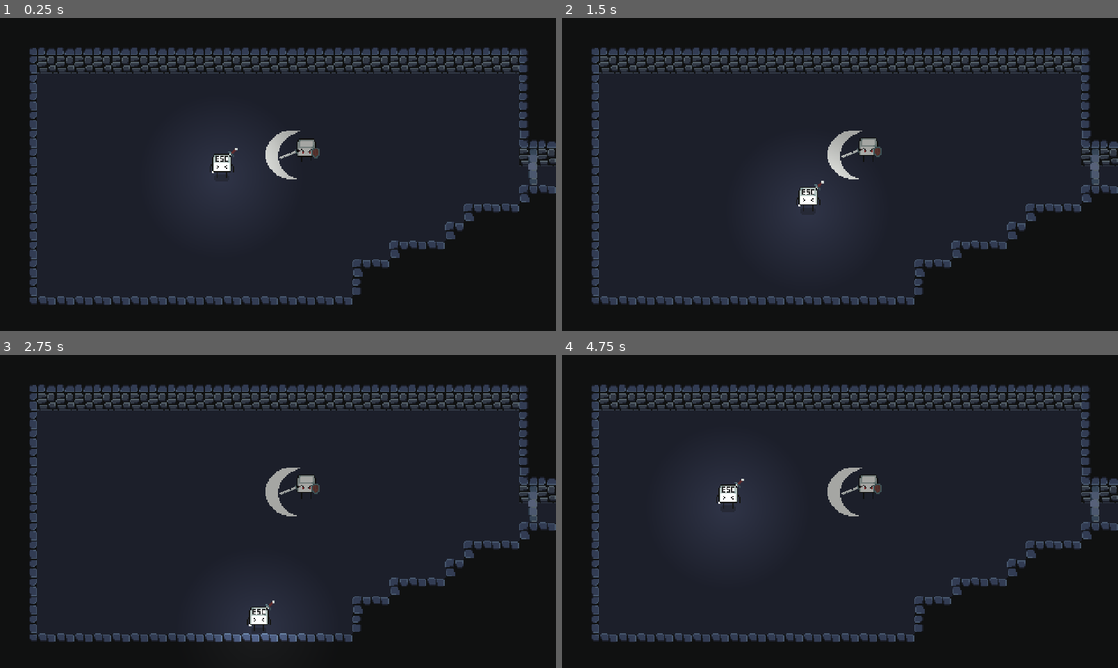
Above: before the commit, frames 1-4 (two rows, left to right).
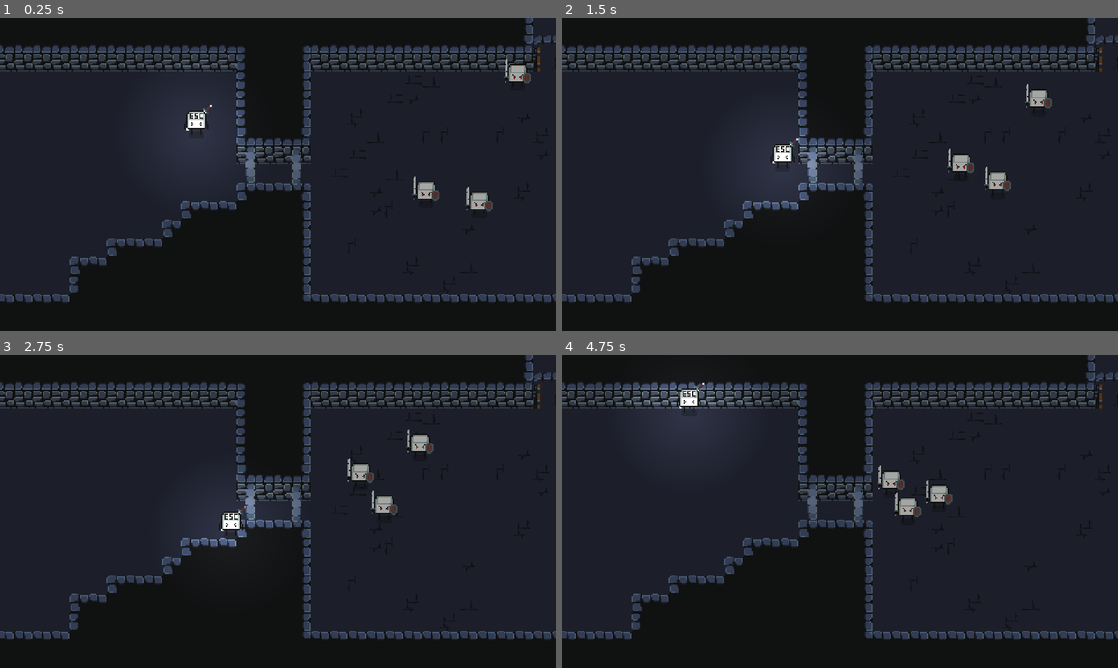
Above: after the commit, the same moments.

Repository: mihaituta/KeyboardWarrior
Game: Godot game, scene res://World/world.tscn
The game is run twice, just before and just after one commit, with the same random seed, the same clock (stepped at 60 frames per second) and the same inputs.
Inputs (mouse positions are in pixels of both pictures, inside the frame that each line leads up to):
- Up to frame 1 (0.25 s): no input
- Up to frame 2 (1.5 s): move the mouse to (962, 158) at 0.52 s; hold Right (ui_right) 0.53-1.28 s; click (962, 158) at 0.6 s; move the mouse to (728, 190) at 1.27 s; hold Down (ui_down) from 1.28 s (still down); tap Space (dash) at 1.35 s
- Up to frame 3 (2.75 s): move the mouse to (333, 442) at 2.02 s; release Down (ui_down) at 2.03 s; hold Right (ui_right) from 2.03 s (still down); click (333, 442) at 2.1 s
- Up to frame 4 (4.75 s): move the mouse to (812, 574) at 2.77 s; release Right (ui_right) at 2.78 s; hold Up (ui_up) 2.78-3.53 s; tap Space (dash) at 2.85, 4.35 s; move the mouse to (1006, 558) at 3.52 s; hold Left (ui_left) from 3.53 s (still down); click (1006, 558) at 3.6 s; move the mouse to (673, 464) at 4.27 s

The runs differ from the first frame. In frame 1, 40% of the frame differs, in the area x 0-100%, y 0-92%; in frame 2, 39%; in frame 3, 37%; in frame 4, 41%.

Commit message:
Add files via upload

Diff:
--- a/Character/player.tscn
+++ b/Character/player.tscn
@@ -487,9 +487,14 @@
 transitions = ["Start", "Idle", SubResource("AnimationNodeStateMachineTransition_bwj3y"), "Idle", "Run", SubResource("A …(578 unchanged characters)…
 graph_offset = Vector2(-406, 16)
 
+[sub_resource type="CapsuleShape2D" id="CapsuleShape2D_5b7lf"]
+radius = 8.0
+height = 20.0
+
 [node name="Player" type="CharacterBody2D"]
 z_index = 1
 texture_filter = 1
+collision_layer = 4
 collision_mask = 2
 script = ExtResource("1_daiap")
 
@@ -500,6 +505,7 @@
 [node name="PointLight2D" type="PointLight2D" parent="."]
 scale = Vector2(2.375, 2.375)
 energy = 0.5
+shadow_enabled = true
 texture = SubResource("GradientTexture2D_g8j6h")
 
 [node name="ShadowSprite" type="Sprite2D" parent="."]
@@ -536,4 +542,9 @@
 parameters/Dash/blend_position = -0.986815
 parameters/Run/blend_position = Vector2(0.00105822, 1.00023)
 
+[node name="CollisionShape2D2" type="CollisionShape2D" parent="."]
+position = Vector2(0, -9)
+shape = SubResource("CapsuleShape2D_5b7lf")
+disabled = true
+
 [connection signal="timeout" from="AttackTimer" to="." method="_on_attack_timer_timeout"]
--- a/Enemies/EnemyKey.gd
+++ b/Enemies/EnemyKey.gd
@@ -1,11 +1,11 @@
-extends Node2D
+class_name EnemyKey
+extends CharacterBody2D
 
+@export var MAX_SPEED = 40.0;
+@export var ACCELERATION = 50.0;
+@onready var animated_sprite_2d = $AnimatedSprite2D
 
-# Called when the node enters the scene tree for the first time.
 func _ready():
-	pass # Replace with function body.
-
-
-# Called every frame. 'delta' is the elapsed time since the previous frame.
-func _process(delta):
-	pass
+	Events.room_entered.connect(func(room):
+		print("SMS")
+	)
--- a/Enemies/EnemyKey.tscn
+++ b/Enemies/EnemyKey.tscn
@@ -1,9 +1,12 @@
-[gd_scene load_steps=14 format=3 uid="uid://b6hpkw8jh62mb"]
+[gd_scene load_steps=19 format=3 uid="uid://b6hpkw8jh62mb"]
 
 [ext_resource type="Script" path="res://Enemies/EnemyKey.gd" id="1_7x5bv"]
 [ext_resource type="Texture2D" uid="uid://dv3drmdtyqbw6" path="res://Enemies/Enemy.png" id="1_p86sk"]
+[ext_resource type="Script" path="res://Enemies/enemy_chase_state.gd" id="1_po71o"]
 [ext_resource type="Texture2D" uid="uid://cp8juhmads07a" path="res://Enemies/Sword.png" id="2_p3f72"]
+[ext_resource type="Texture2D" uid="uid://buw1fjfii4jo1" path="res://Shadows/ShadowESC.png" id="3_gncfl"]
 [ext_resource type="Texture2D" uid="uid://ooyg5dgqdoqn" path="res://Enemies/SwordEffect.png" id="4_tfkmv"]
+[ext_resource type="Script" path="res://World/FiniteStateMachine.gd" id="6_a06i1"]
 
 [sub_resource type="AtlasTexture" id="AtlasTexture_160je"]
 atlas = ExtResource("1_p86sk")
@@ -63,7 +66,7 @@
 tracks/1/interp = 1
 tracks/1/loop_wrap = true
 tracks/1/keys = {
-"times": PackedFloat32Array(0.1, 0.4),
+"times": PackedFloat32Array(0.1, 0.5),
 "transitions": PackedFloat32Array(1, 1),
 "update": 1,
 "values": [true, false]
@@ -103,69 +106,6 @@
 "transitions": PackedFloat32Array(1, 1),
 "update": 1,
 "values": [-1.95477, 0.0]
-}
-
-[sub_resource type="Animation" id="Animation_dsnnn"]
-length = 0.001
-tracks/0/type = "value"
-tracks/0/imported = false
-tracks/0/enabled = true
-tracks/0/path = NodePath("Node2D:rotation")
-tracks/0/interp = 1
-tracks/0/loop_wrap = true
-tracks/0/keys = {
-"times": PackedFloat32Array(0),
-"transitions": PackedFloat32Array(1),
-"update": 0,
-"values": [0.0]
-}
-tracks/1/type = "value"
-tracks/1/imported = false
-tracks/1/enabled = true
-tracks/1/path = NodePath("SlashSprite:visible")
-tracks/1/interp = 1
-tracks/1/loop_wrap = true
-tracks/1/keys = {
-"times": PackedFloat32Array(0),
-"transitions": PackedFloat32Array(1),
-"update": 1,
-"values": [true]
-}
-tracks/2/type = "value"
-tracks/2/imported = false
-tracks/2/enabled = true
-tracks/2/path = NodePath("SlashSprite:frame")
-tracks/2/interp = 1
-tracks/2/loop_wrap = true
-tracks/2/keys = {
-"times": PackedFloat32Array(0),
-"transitions": PackedFloat32Array(1),
-"update": 1,
-"values": [0]
-}
-tracks/3/type = "value"
-tracks/3/imported = false
-tracks/3/enabled = true
-tracks/3/path = NodePath("Node2D/Sprite2D:position")
-tracks/3/interp = 1
-tracks/3/loop_wrap = true
-tracks/3/keys = {
-"times": PackedFloat32Array(0),
-"transitions": PackedFloat32Array(1),
-"update": 0,
-"values": [Vector2(-11, 2)]
-}
-tracks/4/type = "value"
-tracks/4/imported = false
-tracks/4/enabled = true
-tracks/4/path = NodePath("Node2D/Sprite2D:rotation")
-tracks/4/interp = 1
-tracks/4/loop_wrap = true
-tracks/4/keys = {
-"times": PackedFloat32Array(0),
-"transitions": PackedFloat32Array(1),
-"update": 0,
-"values": [-1.95477]
 }
 
 [sub_resource type="Animation" id="Animation_qakcw"]
@@ -185,6 +125,57 @@
 "values": [Vector2(-9, 3), Vector2(-9, 2), Vector2(-9, 3), Vector2(-9, 2)]
 }
 
+[sub_resource type="Animation" id="Animation_dsnnn"]
+length = 0.001
+tracks/0/type = "value"
+tracks/0/imported = false
+tracks/0/enabled = true
+tracks/0/path = NodePath("SlashSprite:visible")
+tracks/0/interp = 1
+tracks/0/loop_wrap = true
+tracks/0/keys = {
+"times": PackedFloat32Array(0),
+"transitions": PackedFloat32Array(1),
+"update": 1,
+"values": [false]
+}
+tracks/1/type = "value"
+tracks/1/imported = false
+tracks/1/enabled = true
+tracks/1/path = NodePath("Node2D/Sprite2D:position")
+tracks/1/interp = 1
+tracks/1/loop_wrap = true
+tracks/1/keys = {
+"times": PackedFloat32Array(0),
+"transitions": PackedFloat32Array(1),
+"update": 1,
+"values": [Vector2(-9, 3)]
+}
+tracks/2/type = "value"
+tracks/2/imported = false
+tracks/2/enabled = true
+tracks/2/path = NodePath("Node2D:rotation")
+tracks/2/interp = 1
+tracks/2/loop_wrap = true
+tracks/2/keys = {
+"times": PackedFloat32Array(0),
+"transitions": PackedFloat32Array(1),
+"update": 1,
+"values": [0.0]
+}
+tracks/3/type = "value"
+tracks/3/imported = false
+tracks/3/enabled = true
+tracks/3/path = NodePath("Node2D/Sprite2D:rotation")
+tracks/3/interp = 1
+tracks/3/loop_wrap = true
+tracks/3/keys = {
+"times": PackedFloat32Array(0),
+"transitions": PackedFloat32Array(1),
+"update": 1,
+"values": [0.0]
+}
+
 [sub_resource type="AnimationLibrary" id="AnimationLibrary_gfj4m"]
 _data = {
 "Attack": SubResource("Animation_sl33f"),
@@ -192,23 +183,37 @@
 "RESET": SubResource("Animation_dsnnn")
 }
 
-[node name="EnemyKey" type="Node2D"]
+[sub_resource type="CapsuleShape2D" id="CapsuleShape2D_mwdrt"]
+radius = 6.0
+height = 12.0
+
+[sub_resource type="RectangleShape2D" id="RectangleShape2D_0eoec"]
+size = Vector2(548.5, 339.25)
+
+[node name="EnemyKey" type="CharacterBody2D"]
+z_index = 1
+collision_layer = 7
+collision_mask = 4
 script = ExtResource("1_7x5bv")
 
 [node name="AnimatedSprite2D" type="AnimatedSprite2D" parent="."]
 sprite_frames = SubResource("SpriteFrames_k4mnd")
 animation = &"Run"
 autoplay = "Run"
-frame_progress = 0.472007
+frame_progress = 0.331751
 speed_scale = 2.0
 
+[node name="ShadowSprite" type="Sprite2D" parent="."]
+position = Vector2(0.5, 11)
+texture = ExtResource("3_gncfl")
+offset = Vector2(0, 1)
+
 [node name="Sword" type="Node2D" parent="."]
 
 [node name="Node2D" type="Node2D" parent="Sword"]
 
 [node name="Sprite2D" type="Sprite2D" parent="Sword/Node2D"]
-position = Vector2(-11, 2)
-rotation = -1.95477
+position = Vector2(-9, 3)
 texture = ExtResource("2_p3f72")
 offset = Vector2(0, -5)
 
@@ -219,8 +224,30 @@
 autoplay = "Idle"
 
 [node name="SlashSprite" type="Sprite2D" parent="Sword"]
+visible = false
 position = Vector2(-20, 6)
 texture = ExtResource("4_tfkmv")
 hframes = 4
+frame = 3
+
+[node name="CollisionShape2D" type="CollisionShape2D" parent="."]
+position = Vector2(0, 1)
+rotation = -1.5708
+shape = SubResource("CapsuleShape2D_mwdrt")
 
 [node name="AnimationPlayer" type="AnimationPlayer" parent="."]
+
+[node name="Area2D" type="Area2D" parent="."]
+visible = false
+
+[node name="CollisionShape2D" type="CollisionShape2D" parent="Area2D"]
+shape = SubResource("RectangleShape2D_0eoec")
+
+[node name="FiniteStateMachine" type="Node" parent="." node_paths=PackedStringArray("state")]
+script = ExtResource("6_a06i1")
+state = NodePath("EnemyChaseState")
+
+[node name="EnemyChaseState" type="Node" parent="FiniteStateMachine" node_paths=PackedStringArray("actor", "animator")]
+script = ExtResource("1_po71o")
+actor = NodePath("../..")
+animator = NodePath("../../AnimatedSprite2D")
--- /dev/null
+++ b/Enemies/enemy_chase_state.gd
@@ -0,0 +1,22 @@
+class_name EnemyChaseState
+extends State
+
+@export var actor: EnemyKey
+@export var animator: AnimatedSprite2D
+
+func _ready():
+	set_physics_process(false)
+
+func _enter_state() -> void:
+	set_physics_process(true);
+	animator.play("Run");
+	#if actor.velocity == Vector2.ZERO;
+		#actor.velocity = Vector2.
+
+func _exit_state() -> void:
+	set_physics_process(false)
+
+func _physics_process(delta) -> void:
+	var direction = Vector2.ZERO.direction_to(actor.get_local_mouse_position())
+	actor.velocity = actor.velocity.move_toward(direction * actor.MAX_SPEED, actor.ACCELERATION * delta)
+	actor.move_and_slide()
--- a/World/Camera.gd
+++ b/World/Camera.gd
@@ -1,6 +1,7 @@
 extends Camera2D
 
 func _ready():
-	Events.room_entered.connect(func(room):
-		global_position = room.global_position;
-	)
+	pass
+	#Events.room_entered.connect(func(room):
+	#	global_position = room.global_position;
+	#)
--- /dev/null
+++ b/World/FiniteStateMachine.gd
@@ -0,0 +1,13 @@
+class_name FiniteStateMachine
+extends Node
+
+@export var state: State
+
+func _ready():
+	change_state(state)
+
+func change_state(new_state: State):
+	if state is State:
+		state._exit_state()
+	new_state._enter_state()
+	state = new_state
--- a/World/Rooms/Room.gd
+++ b/World/Rooms/Room.gd
@@ -1,4 +1,9 @@
 extends Node2D
+@onready var enemies = $Enemies
 
 func _on_player_detector_body_entered(body):
-	Events.room_entered.emit(self)
+	if body.name == 'Player':
+		Events.room_entered.emit(self)
+
+		#if enemies != null:
+			#for enemy in enemies.get_children():
--- a/World/Rooms/Room.tscn
+++ b/World/Rooms/Room.tscn
@@ -16,7 +16,6 @@
 size = Vector2(32, 17)
 
 [node name="Room" type="Node2D"]
-z_index = 1
 y_sort_enabled = true
 script = ExtResource("1_wg6g6")
 
--- a/World/Rooms/Room2.tscn
+++ b/World/Rooms/Room2.tscn
@@ -1,17 +1,34 @@
-[gd_scene load_steps=4 format=3 uid="uid://fwqwpj724k8l"]
+[gd_scene load_steps=5 format=3 uid="uid://fwqwpj724k8l"]
 
 [ext_resource type="PackedScene" uid="uid://ck1gmj4d4e72g" path="res://World/Rooms/Room.tscn" id="1_msj5y"]
 [ext_resource type="PackedScene" uid="uid://d0hibruxy1fy5" path="res://World/Doors/Door_Up.tscn" id="2_cogoe"]
 [ext_resource type="PackedScene" uid="uid://pyk72c5hscu1" path="res://World/Doors/Door_Left.tscn" id="3_wgvho"]
+[ext_resource type="PackedScene" uid="uid://b6hpkw8jh62mb" path="res://Enemies/EnemyKey.tscn" id="4_v3kug"]
 
 [node name="Room2" instance=ExtResource("1_msj5y")]
 
-[node name="TileMap" parent="." index="0"]
+[node name="Enemies" type="Node2D" parent="." index="0"]
+y_sort_enabled = true
+
+[node name="EnemyKey3" parent="Enemies" index="0" instance=ExtResource("4_v3kug")]
+position = Vector2(212, 49)
+
+[node name="EnemyKey4" parent="Enemies" index="1" instance=ExtResource("4_v3kug")]
+position = Vector2(179, 160)
+
+[node name="EnemyKey" parent="Enemies" index="2" instance=ExtResource("4_v3kug")]
+position = Vector2(133, 151)
+
+[node name="EnemyKey2" parent="Enemies" index="3" instance=ExtResource("4_v3kug")]
+position = Vector2(534, 99)
+collision_mask = 1
+
+[node name="TileMap" parent="." index="1"]
 layer_0/tile_data = PackedInt32Array(196610, 1245185, 4, 262146, 1245185, 4, 327682, 1245185, 4, 393218, 1245185, 4, 45 …(9987 unchanged characters)…
 layer_1/tile_data = PackedInt32Array(0, 1310721, 8, 65536, 1310721, 8, 131072, 1310721, 8, 196608, 1310721, 8, 262144,  …(3593 unchanged characters)…
 
-[node name="Door_Up" parent="." index="6" instance=ExtResource("2_cogoe")]
+[node name="Door_Up" parent="." index="7" instance=ExtResource("2_cogoe")]
 position = Vector2(240, 43)
 
-[node name="Door_Left" parent="." index="7" instance=ExtResource("3_wgvho")]
+[node name="Door_Left" parent="." index="8" instance=ExtResource("3_wgvho")]
 position = Vector2(24, 130)
--- /dev/null
+++ b/World/state.gd
@@ -0,0 +1,10 @@
+class_name State
+extends Node
+
+signal state_finished
+
+func _enter_state() -> void:
+	pass
+
+func _exit_state() -> void:
+	pass
--- a/World/world.tscn
+++ b/World/world.tscn
@@ -1,8 +1,7 @@
-[gd_scene load_steps=7 format=3 uid="uid://bbewl33hgoqsf"]
+[gd_scene load_steps=6 format=3 uid="uid://bbewl33hgoqsf"]
 
 [ext_resource type="PackedScene" uid="uid://dl78i7xpkv2y0" path="res://World/Rooms/Room1.tscn" id="1_60anm"]
 [ext_resource type="PackedScene" uid="uid://bwbhrjwu8yolb" path="res://Character/player.tscn" id="2_6oqpl"]
-[ext_resource type="PackedScene" uid="uid://b6hpkw8jh62mb" path="res://Enemies/EnemyKey.tscn" id="2_n3d1q"]
 [ext_resource type="Script" path="res://World/Camera.gd" id="4_h7wmm"]
 [ext_resource type="PackedScene" uid="uid://clksxmyorn5ct" path="res://World/Rooms/Room3.tscn" id="5_7tiyi"]
 [ext_resource type="PackedScene" uid="uid://fwqwpj724k8l" path="res://World/Rooms/Room2.tscn" id="6_ltpdv"]
@@ -12,22 +11,21 @@
 texture_filter = 1
 
 [node name="Player" parent="." instance=ExtResource("2_6oqpl")]
-visibility_layer = 2
-position = Vector2(191, 137)
-
-[node name="EnemyKey" parent="." instance=ExtResource("2_n3d1q")]
-z_index = 1
-position = Vector2(264, 112)
+position = Vector2(413, 102)
 
 [node name="Room1" parent="." instance=ExtResource("1_60anm")]
+z_index = 1
 
 [node name="Room2" parent="." instance=ExtResource("6_ltpdv")]
+z_index = 1
 position = Vector2(480, 0)
 
 [node name="Room3" parent="." instance=ExtResource("5_7tiyi")]
+z_index = 1
 position = Vector2(480, -272)
 
 [node name="Camera2D" type="Camera2D" parent="."]
+position = Vector2(244, 2)
 anchor_mode = 0
 position_smoothing_enabled = true
 position_smoothing_speed = 8.0
--- a/project.godot
+++ b/project.godot
@@ -106,6 +106,7 @@
 
 2d_physics/layer_1="World"
 2d_physics/layer_2="Player"
+2d_physics/layer_3="Enemy"
 
 [rendering]
 
Not shown: 1 places in Character/player.tscn that only renumber resources
